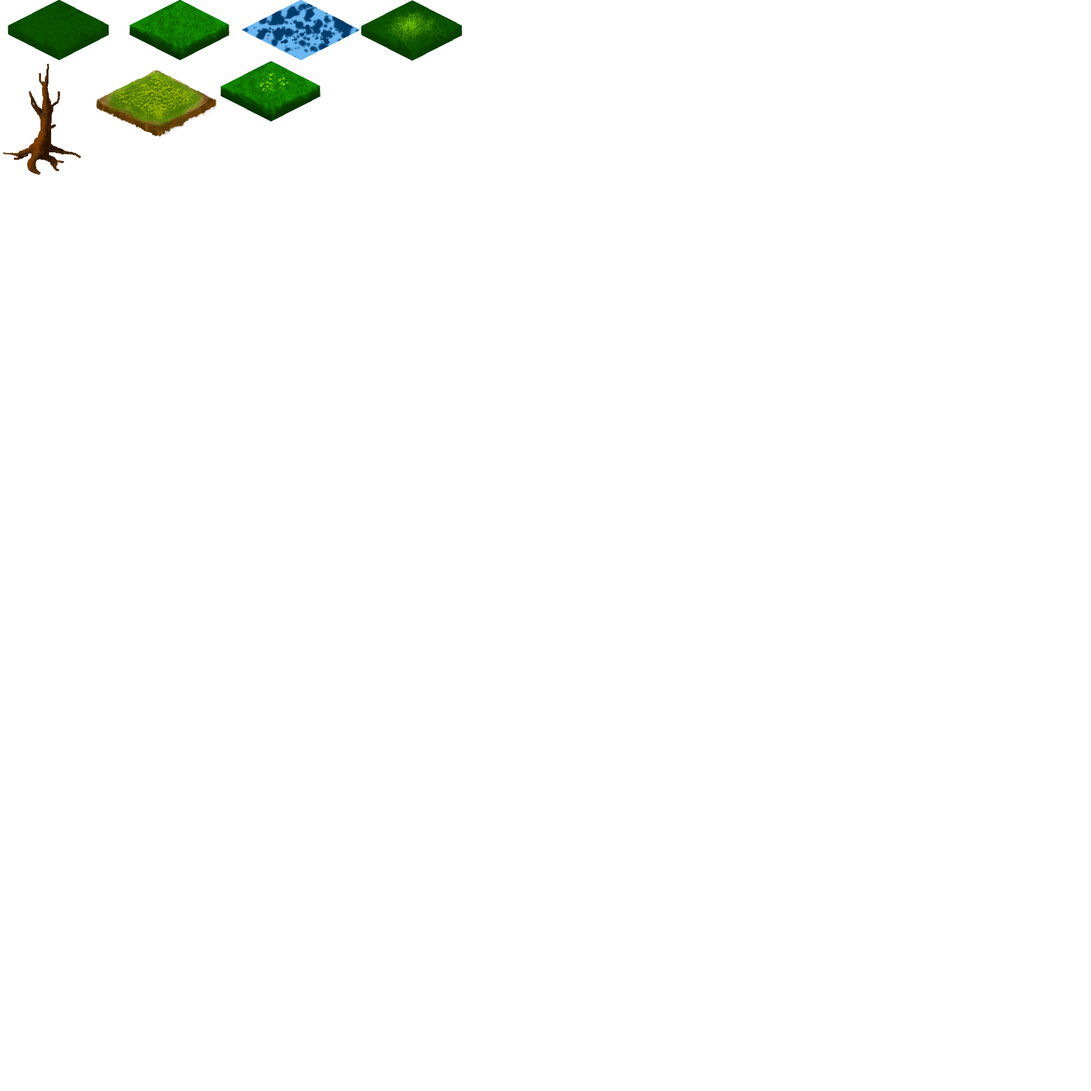
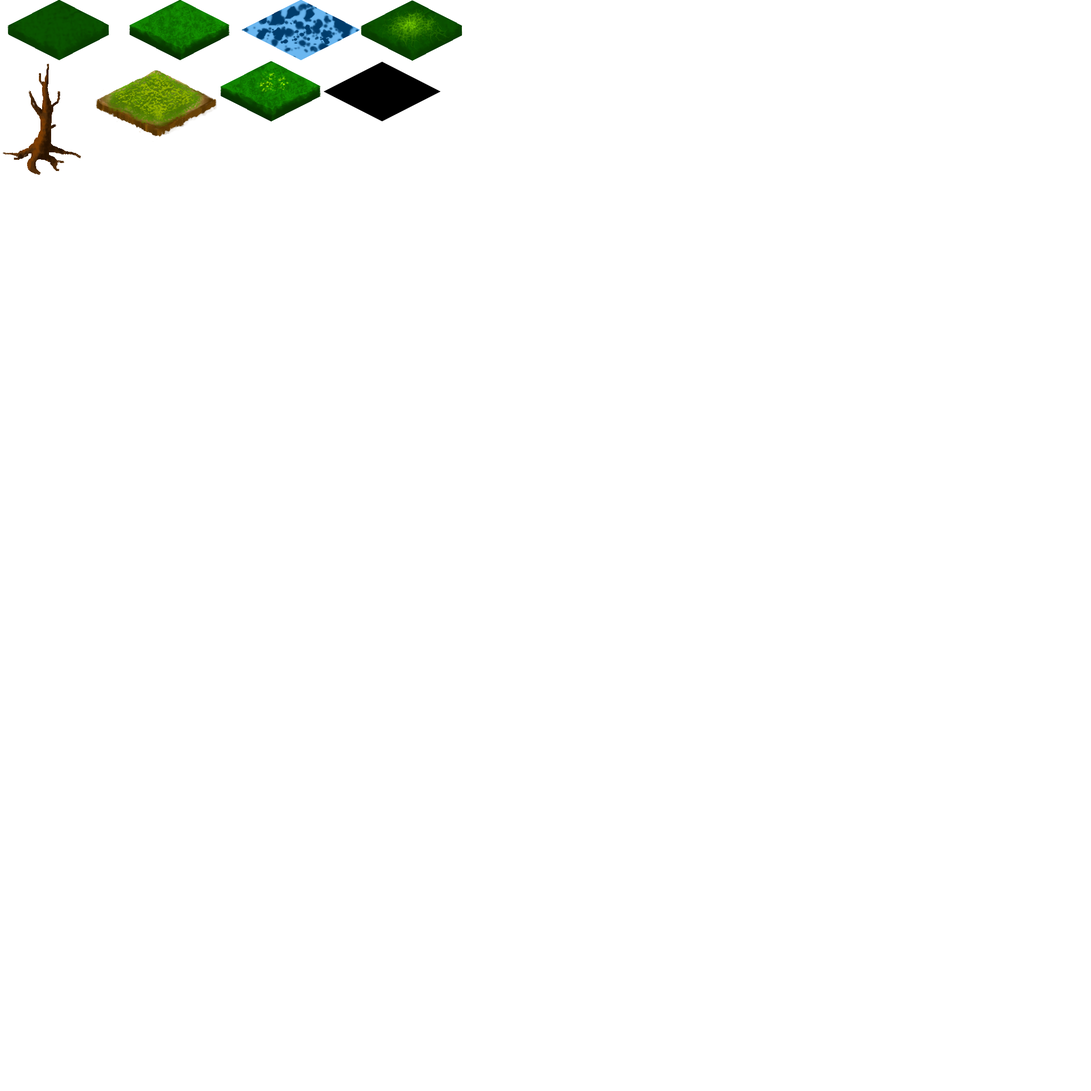
The second 1091px x 1091px image is a revision of the first. Changes to its layers:
painted on "stones" over [323, 61, 441, 122]
added layer "Обычный слой 3 (вставлено)" (2nd of 2) above "green1" over [323, 61, 441, 122]
